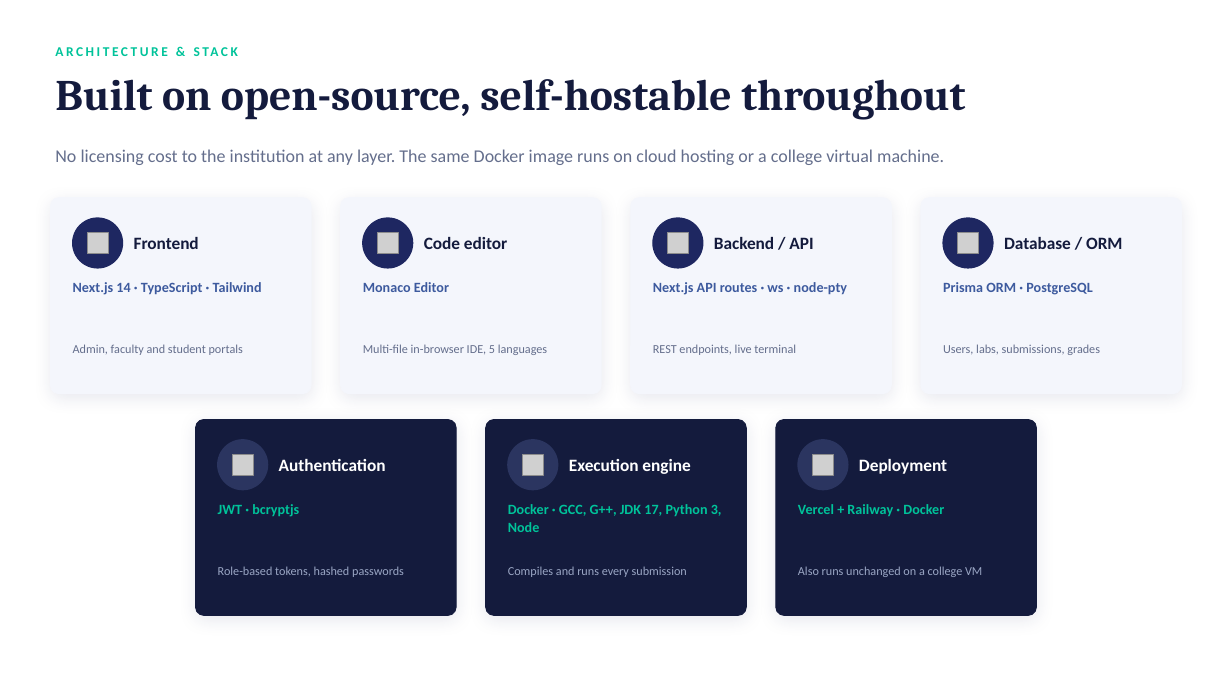
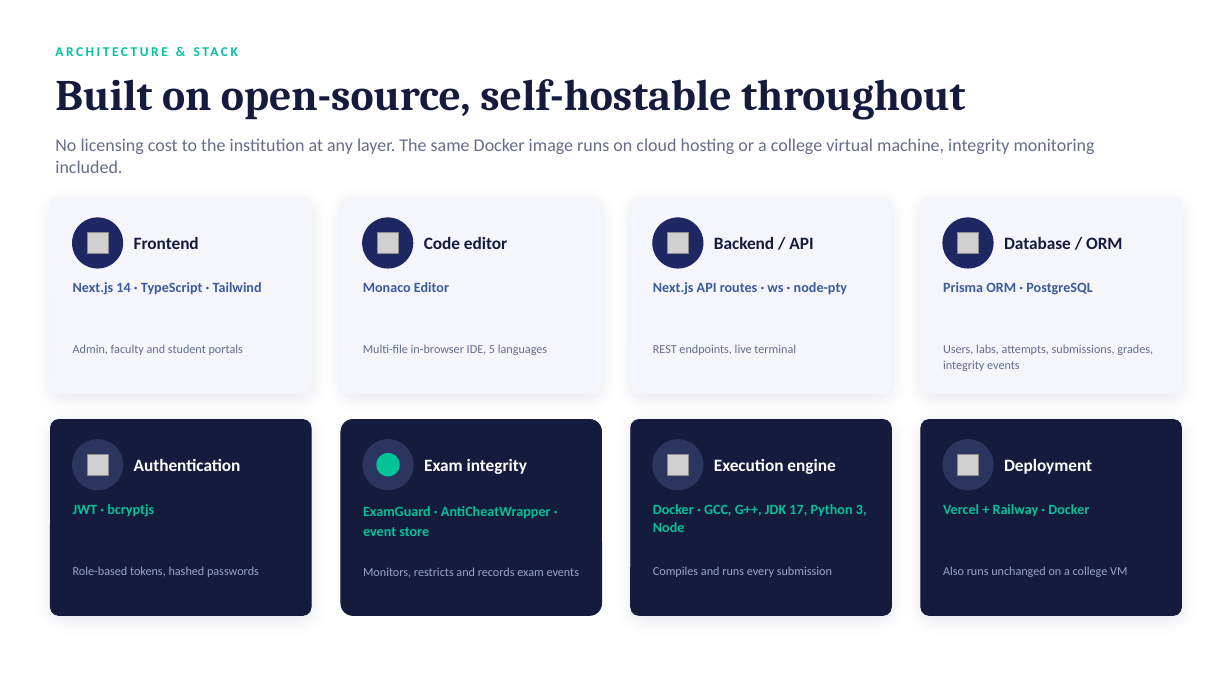
Before and after one commit to vudigapranav/LabSubmit, a slide deck: slide 14 of Proposal/LabSubmit_HOD_Presentation.pptx (slide 8 before the commit). Drawn at 1232x693 pixels with LibreOffice and Linux fonts; fonts in the diff are those of the drawing; grey boxes stand for pictures. Boxes give left, top, right and bottom in pixels: in the first picture for what was removed or moved away, otherwise in the second. Text is boxed around its words. In the diff, an @@ line names an element or a change of style, - is before the commit and + after.

Commit message:
Final commit of everything

```diff
--- a/Proposal/LabSubmit_HOD_Presentation.pptx
+++ b/Proposal/LabSubmit_HOD_Presentation.pptx
@@ text at (x1=55, y1=138, x2=1095, y2=173): text changed @@
-No licensing cost to the institution at any layer. The same Docker image runs on cloud hosting or a college virtual machine.
+No licensing cost to the institution at any layer. The same Docker image runs on cloud hosting or a college virtual machine, integrity monitoring included.
@@ text at (x1=943, y1=344, x2=1153, y2=371): text changed @@
-Users, labs, submissions, grades
+Users, labs, attempts, submissions, grades, integrity events
@@ 3 texts, 1 picture, 1 rounded rectangle, 1 ellipse moved together from (x1=196, y1=420, x2=457, y2=616) to (x1=51, y1=420, x2=311, y2=616) @@
@@ rounded rectangle added at (x1=341, y1=420, x2=602, y2=616), fill #141B3D, outline #141B3D 0.75 pt @@
@@ ellipse added at (x1=363, y1=440, x2=413, y2=490), fill #2B3560, outline #2B3560 1 pt @@
@@ 6 texts, 2 pictures, 2 rounded rectangles, 2 ellipses moved together from (x1=486, y1=420, x2=1037, y2=616) to (x1=631, y1=420, x2=1182, y2=616) @@
@@ ellipse added at (x1=377, y1=454, x2=399, y2=476), fill #00C39A, outline #00C39A 1 pt @@
@@ text added at (x1=424, y1=459, x2=527, y2=474), 13.5 pt, text #FFFFFF, bold @@
+Exam integrity
@@ text added at (x1=363, y1=506, x2=551, y2=536), 11 pt, text #00C39A, bold @@
+ExamGuard · AntiCheatWrapper · event store
@@ text added at (x1=363, y1=567, x2=580, y2=577), 9.5 pt, text #9AA6C4 @@
+Monitors, restricts and records exam events
```
Also in this commit, not shown: 8 other slides changed, 7 slides added, 21 other files.
